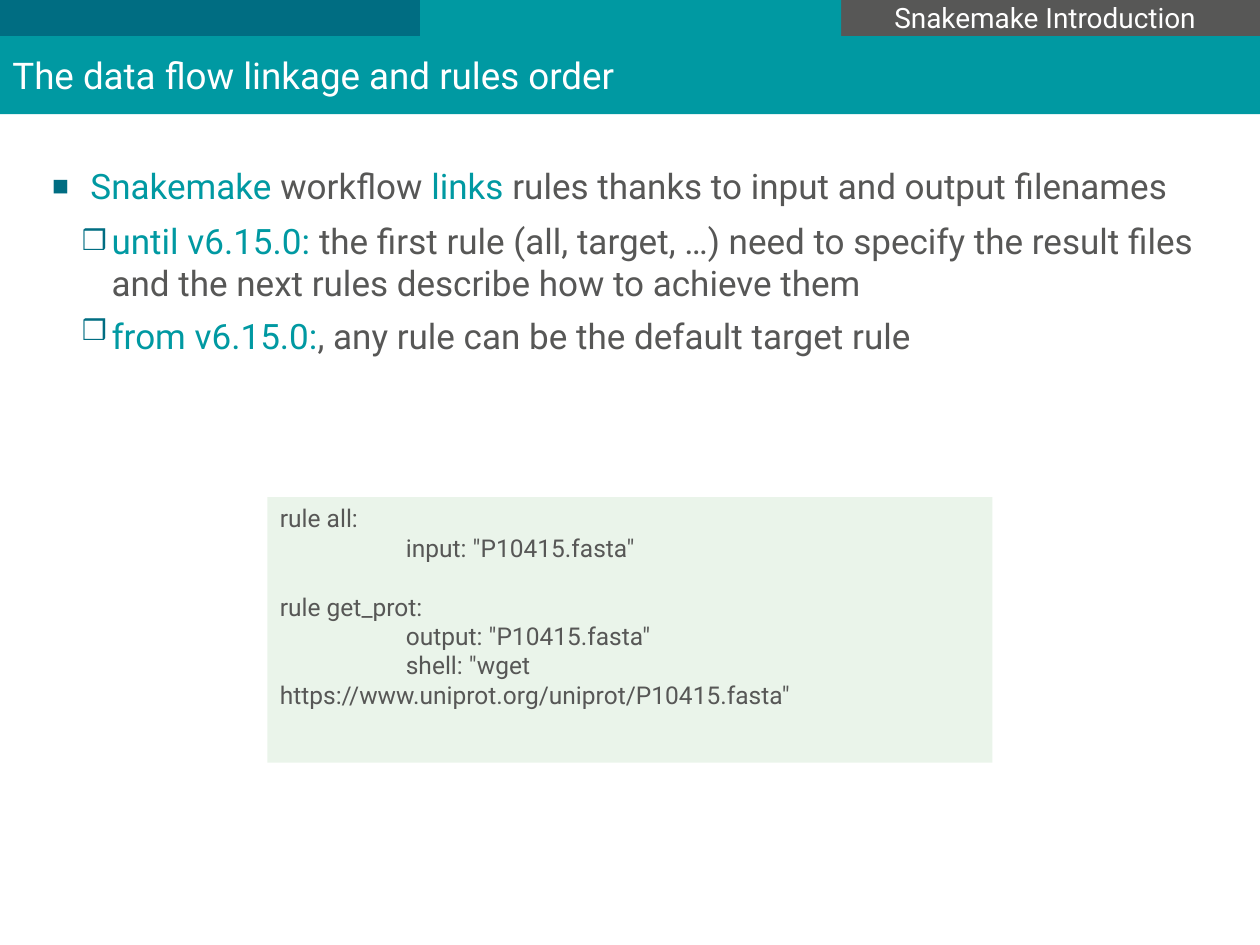
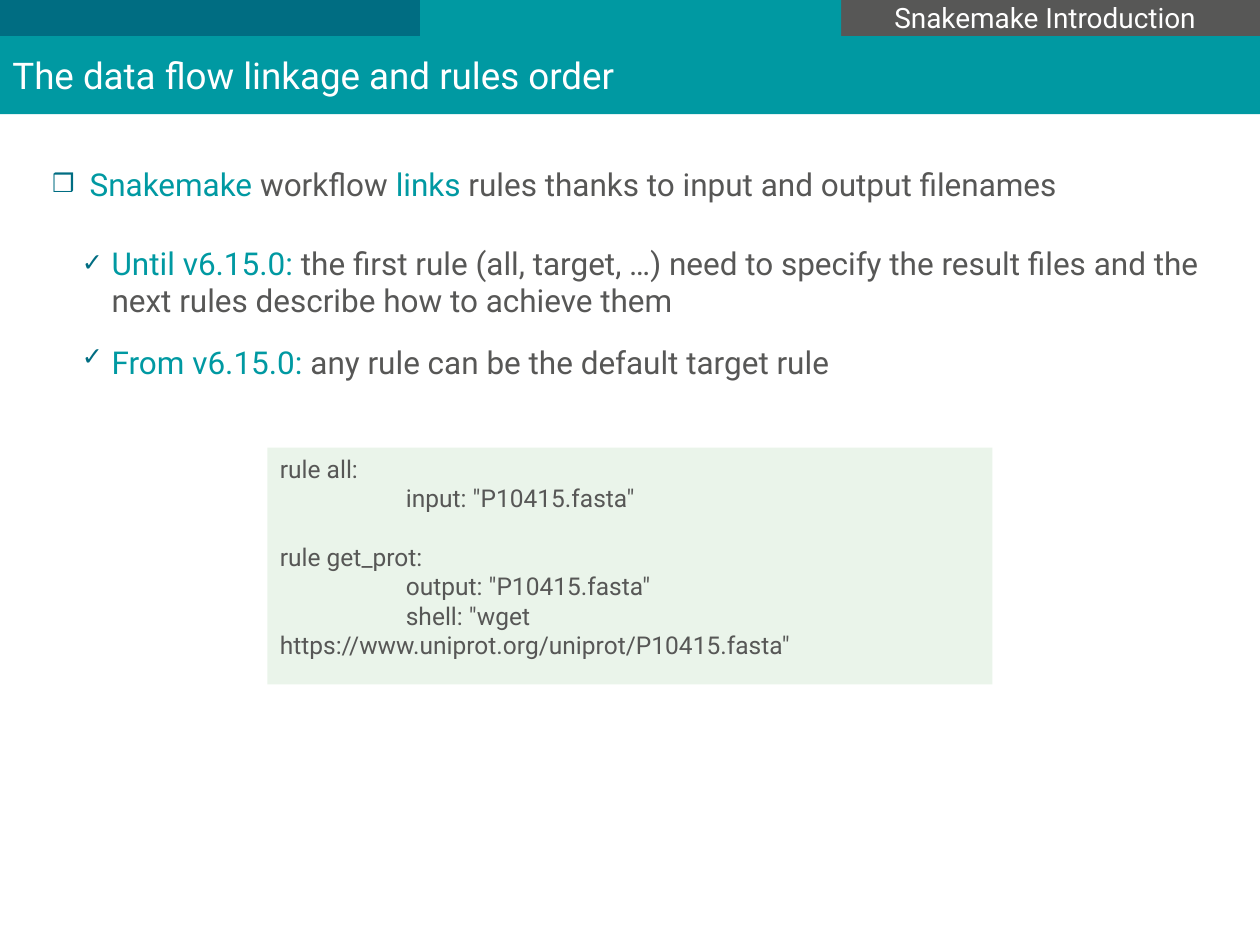
Before and after one commit to mesocentre-clermont-auvergne/formation_fair, a slide deck: slide 11 of fair_workflow/fair_workflow_cours/introduction_snakemake.odp (slide 10 before the commit). Drawn at 1260x945 pixels with LibreOffice and Linux fonts; fonts in the diff are those of the drawing; background and template pictures are left out. Boxes give left, top, right and bottom in pixels: in the first picture for what was removed or moved away, otherwise in the second. Text is boxed around its words. In the diff, an @@ line names an element or a change of style, - is before the commit and + after.

```diff
--- a/fair_workflow/fair_workflow_cours/introduction_snakemake.odp
+++ b/fair_workflow/fair_workflow_cours/introduction_snakemake.odp
@@ text at box(90, 172, 1057, 203): size 20 to 18 pt in "Snakemake workflow links rules thanks to input ..."; bullet ■ to ❒; more space between paragraphs @@
@@ text at box(112, 250, 1198, 381): text changed; size 20 to 18 pt @@
-  ❒ until v6.15.0: the first rule (all, target, …) need to specify the result files and the next rules describe how to achieve them
-  ❒ from v6.15.0:, any rule can be the default target rule
+  ✓ Until v6.15.0: the first rule (all, target, …) need to specify the result files and the next rules describe how to achieve them
+  ✓ From v6.15.0: any rule can be the default target rule
@@ rectangle "rule all:": place and size @@
-rectangle "rule all:" at box(267, 498, 992, 764)
+rectangle "rule all:" at box(267, 447, 992, 684)
```
Also in this commit, not shown: 15 other slides changed, 1 slide added, 18 other files.
